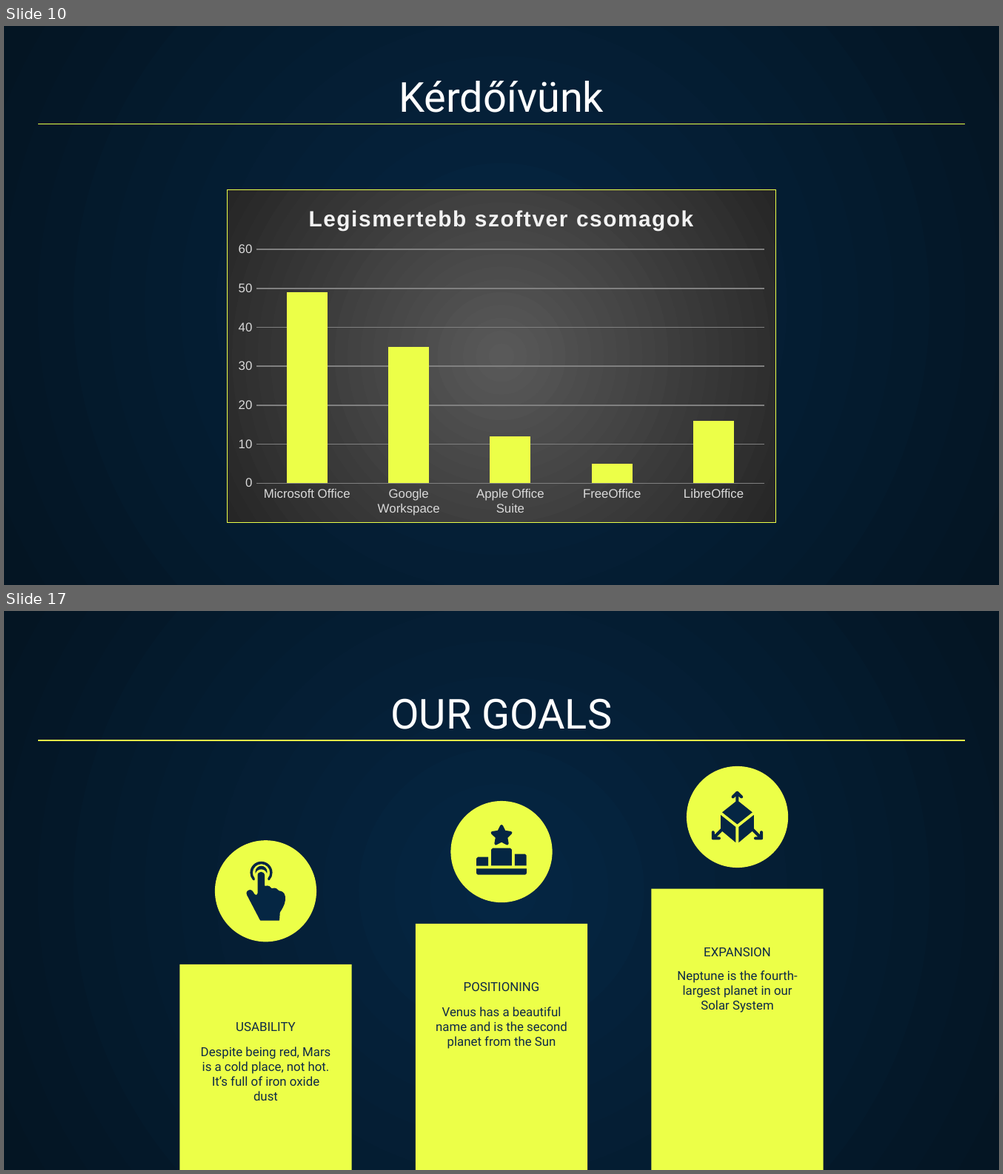
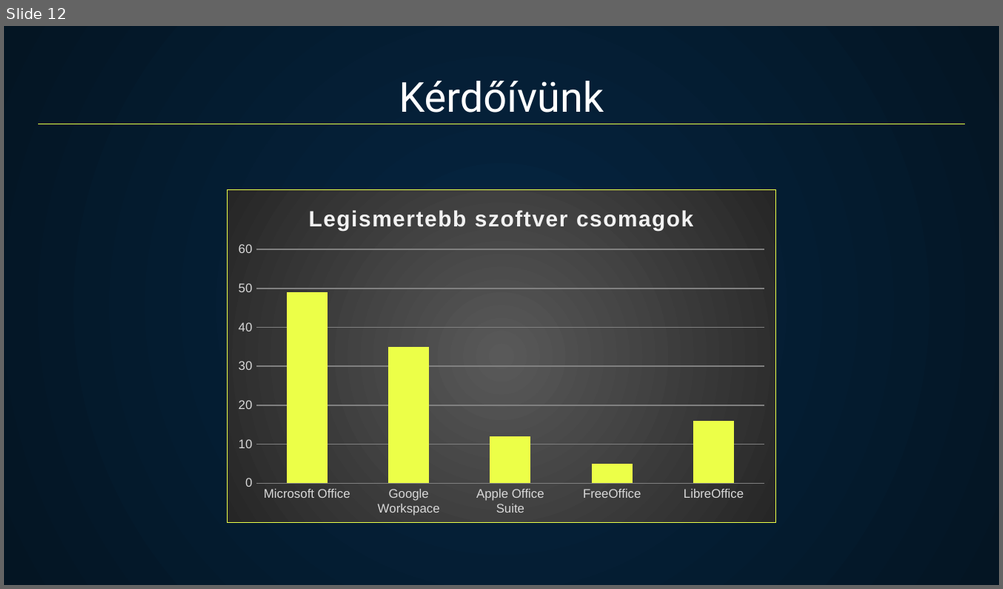
Before and after one commit to Berci5595/Venom, a slide deck: Venom.pptx. Shown one above the other, each under a label of ours: slides 10 and 17 before the commit, slide 12 after it; the slides between them are not shown. The pictures are 1003x1174 and 1003x589 pixels, drawn with LibreOffice and Linux fonts; fonts in the diff are those of the drawing. Boxes give left, top, right and bottom in pixels: in the first picture for what was removed or moved away, otherwise in the second. Text is boxed around its words. In the diff, an @@ line names an element or a change of style, - is before the commit and + after.

```diff
--- a/Venom.pptx
+++ b/Venom.pptx
@@ slide 17 removed at [4, 611, 999, 1170], background gradient #052643 to #041523 @@
@@ title removed at [390, 698, 612, 729] @@
-OUR GOALS
@@ line removed from (38, 741) to (965, 741) @@
@@ ellipse removed at [686, 766, 788, 868] @@
@@ ellipse removed at [450, 801, 552, 903] @@
@@ freeform shape removed at [722, 791, 752, 824] @@
@@ freeform shape removed at [711, 815, 735, 843] @@
@@ freeform shape removed at [738, 815, 762, 843] @@
@@ ellipse removed at [215, 840, 316, 943] @@
@@ freeform shape removed at [246, 872, 287, 921] @@
@@ freeform shape removed at [250, 862, 272, 880] @@
@@ freeform shape removed at [256, 866, 267, 874] @@
@@ group removed at [476, 825, 526, 874]: 5 freeform shapes @@
@@ rectangle removed at [652, 889, 823, 1170] @@
@@ rectangle removed at [415, 924, 588, 1170] @@
@@ rectangle removed at [180, 965, 352, 1170] @@
@@ title removed at [703, 948, 771, 957] @@
-EXPANSION
@@ title removed at [464, 982, 540, 991] @@
-POSITIONING
@@ subtitle removed at [677, 971, 797, 1013] @@
-Neptune is the fourth-largest planet in our Solar System
@@ subtitle removed at [435, 1007, 567, 1049] @@
-Venus has a beautiful name and is the second planet from the Sun
@@ title removed at [236, 1022, 296, 1031] @@
-USABILITY
@@ subtitle removed at [201, 1047, 330, 1086] @@
-Despite being red, Mars is a cold place, not hot. It’s full of iron oxide dust
@@ what was slide 10 is now slide 12 @@
```
Also in this commit, not shown: 4 slides added, 12 other slides removed.
